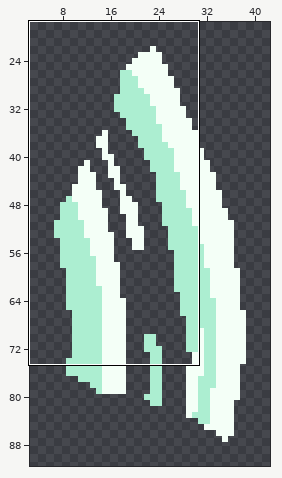
A pixel-art file gets an edit: Assets/Art/hosszusuhanas.aseprite. The picture above shows the old version from afar; the outline marks the close-up.
Close-up. First the earlier version:
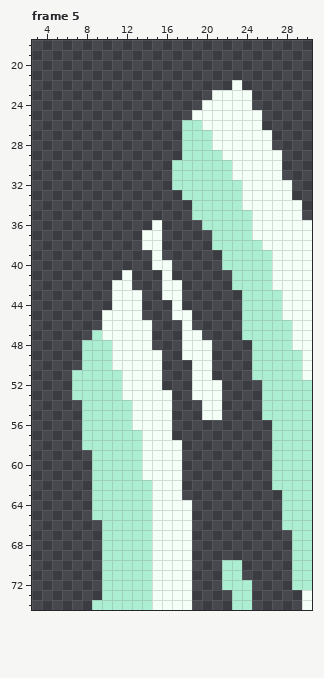
50x150 pixels, 8 frames. Shown: frame 5: x 3..30, y 18..74. The wide view leaves out empty margins.
Once edited:
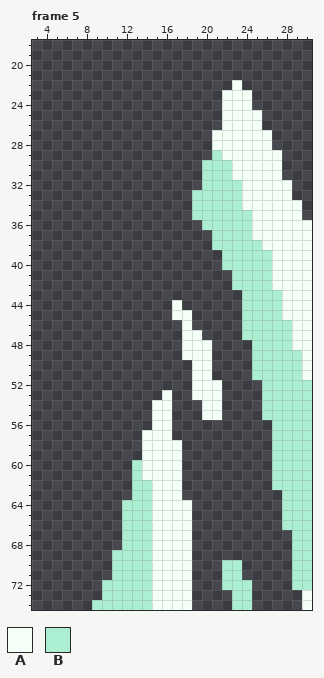
Palette (. is transparent): A #f4fff7  B #aceed1
The edit:
Frame 5:
Colour A is gone in row 23 at x 21; in row 24 at x 20 to 21; in row 25 at x 19 to 21; in row 26 at x 20 to 21; in row 36 at x 15; in rows 37 to 38 at x 14 to 15.
Colour A is gone in row 39 at x 15; in row 40 at x 15 to 16; in row 41 at x 12 and 16; in row 42 at x 11 to 12 and 16 to 17; in row 43 at x 11 to 13 and 16 to 17; in row 44 at x 11 to 13.
Colour A is gone in row 45 at x 10 to 13; in rows 46 to 47 at x 10 to 14; in row 48 at x 11 to 14; in rows 49 to 50 at x 11 to 15; in rows 51 to 53 at x 12 to 15; in rows 54 to 56 at x 13 to 14.
Colour B is gone in row 26 at x 18 to 19; in rows 27 to 29 at x 18 to 20; in rows 30 to 32 at x 17 to 19; in row 33 at x 18; in row 47 at x 9; in rows 48 to 50 at x 8 to 10.
Colour B is gone in rows 51 to 53 at x 7 to 11; in rows 54 to 56 at x 8 to 12; in rows 57 to 58 at x 8 to 13; in row 59 at x 9 to 13; in rows 60 to 63 at x 9 to 12; in rows 64 to 65 at x 9 to 11.
Colour B is gone in rows 66 to 68 at x 10 to 11; in rows 69 to 71 at x 10.
Changed places in both close-ups, as pixel boxes (x1, y1, x2, y2):
erased: (72, 90, 222, 580)
